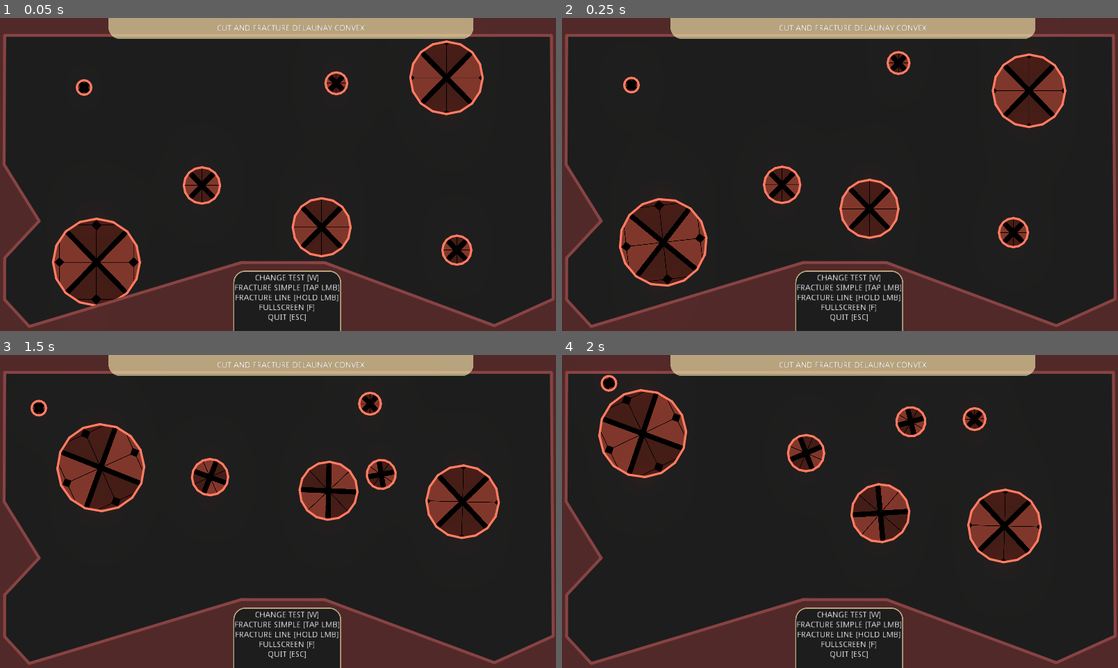
Above: before the commit, frames 1-4 (two rows, left to right).
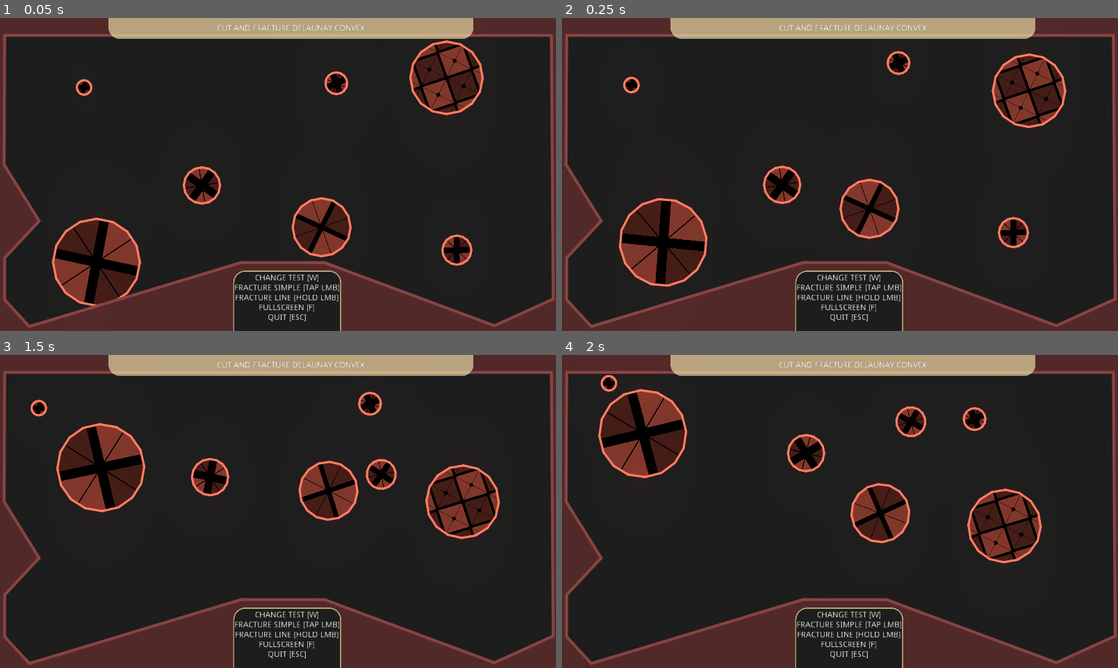
Above: after the commit, the same moments.

Repository: SoloByte/godot-polygon2d-fracture
Game: Godot game, scene res://demo/src/Main.tscn
Same seed, same stepped clock (60 frames per second), same inputs: the game is played once before the commit and once after it.
Inputs (mouse positions are in pixels of both pictures, inside the frame that each line leads up to):
- Up to frame 1 (0.05 s): no input
- Up to frame 2 (0.25 s): no input
- Up to frame 3 (1.5 s): move the mouse to (400, 495) at 0.52 s; hold S (fracture) 0.53-1.28 s; click (400, 495) at 0.67 s; move the mouse to (166, 527) at 1.27 s; tap Q (auto) at 1.35 s; click (166, 527) at 1.42 s
- Up to frame 4 (2 s): tap S (fracture) at 1.55 s

The runs differ from the first frame. In frame 1, 5.6% of the frame differs, in the area x 9-87%, y 7-92%; in frame 2, 5.5%; in frame 3, 5.6%; in frame 4, 5.6%.

Commit message:
polygon texture system not working with different start values. Massive PolygonLib and PolygonFracture clean up -> now using transforms only
-> shape info now contains correct spawn pos and spawn rot and source transform
-> all fracture funcs and cutFracture does not rotate source polygon anymore
-> pools now clear instances on exit tree.

Diff:
--- a/demo/src/CutFracture.gd
+++ b/demo/src/CutFracture.gd
@@ -95,9 +95,9 @@
 					_cut_line_enabled = true
 
 
-func _exit_tree() -> void:
-	_pool_cut_visualizer.clearPoolInstant()
-	_pool_fracture_shards.clearPoolInstant()
+#func _exit_tree() -> void:
+#	_pool_cut_visualizer.clearPoolInstant()
+#	_pool_fracture_shards.clearPoolInstant()
 
 
 
@@ -214,33 +214,30 @@
 
 		for fracture in cut_fracture_info.fractures:
 			for fracture_shard in fracture:
-				spawnFractureBody(fracture_shard, source)
-
+				spawnFractureBody(fracture_shard)
 
 
 		for shape in cut_fracture_info.shapes:
 			var area_p : float = shape.area / total_area
-			var spawn_pos : Vector2 = source.to_global(shape.centroid)
 			var mass : float = s_mass * area_p
-			var dir : Vector2 = (spawn_pos - cut_pos).normalized()
-
+			var dir : Vector2 = (shape.spawn_pos - cut_pos).normalized()
 
 			var texture_info : Dictionary = source.getTextureDetails()
-			var texture_offset : Vector2 = spawn_pos - source.global_position
-
+			var texture_offset : Vector2 = shape.spawn_pos - source.global_position
 			texture_info.offset += texture_offset.rotated(-source.global_rotation)
-			call_deferred("spawnRigibody2d", shape.centered_shape, spawn_pos, source.global_rotation, source.modulate, s_lin_vel + dir * cut_force, s_ang_vel, mass, cut_pos,texture_info)
+
+			call_deferred("spawnRigibody2d", shape, source.modulate, s_lin_vel + dir * cut_force, s_ang_vel, mass, cut_pos,texture_info)
 
 		source.queue_free()
 
 
 
-func spawnRigibody2d(new_poly : PoolVector2Array, spawn_pos : Vector2, spawn_rot : float, color : Color, lin_vel : Vector2, ang_vel : float, mass : float, cut_pos : Vector2, texture_info : Dictionary) -> void:
+func spawnRigibody2d(shape_info : Dictionary, color : Color, lin_vel : Vector2, ang_vel : float, mass : float, cut_pos : Vector2, texture_info : Dictionary) -> void:
 	var instance = rigidbody_template.instance()
 	_source_polygon_parent.add_child(instance)
-	instance.global_position = spawn_pos
-	instance.global_rotation = spawn_rot
-	instance.set_polygon(new_poly)
+	instance.global_position = shape_info.spawn_pos
+	instance.global_rotation = shape_info.spawn_rot
+	instance.set_polygon(shape_info.centered_shape)
 	instance.modulate = color
 	instance.linear_velocity = lin_vel# + (spawn_pos - cut_pos).normalized() * 50
 	instance.angular_velocity = ang_vel
@@ -248,20 +245,19 @@
 	instance.setTexture(texture_info)
 
 
-func spawnFractureBody(fracture_shard : Dictionary, source_node) -> void:
+func spawnFractureBody(fracture_shard : Dictionary) -> void:
 	var instance = _pool_fracture_shards.getInstance()
 	if not instance:
 		return
 
-	var parent = _pool_fracture_shards.getParent()
-	var spawn_pos : Vector2 = PolygonLib.getShapeSpawnPos(parent.get_global_transform(), fracture_shard.centroid, fracture_shard.world_pos)
-	instance.spawn(spawn_pos)
+	instance.spawn(fracture_shard.spawn_pos)
+	instance.global_rotation = fracture_shard.spawn_rot
 
 	if instance.has_method("setPolygon"):
 		instance.setPolygon(fracture_shard.centered_shape)
 
 	instance.setColor(_cur_fracture_color)
-	var dir : Vector2 = (source_node.to_global(fracture_shard.centroid) - source_node.global_position).normalized()
+	var dir : Vector2 = (fracture_shard.spawn_pos - fracture_shard.source_global_trans.get_origin()).normalized()
 	instance.linear_velocity = dir * _rng.randf_range(300, 500)
 	instance.angular_velocity = _rng.randf_range(-1, 1)
 
--- a/demo/src/Fracture.gd
+++ b/demo/src/Fracture.gd
@@ -76,8 +76,8 @@
 			_timer.start(3.0)
 
 
-func _exit_tree() -> void:
-	_pool_fracture_bodies.clearPoolInstant()
+#func _exit_tree() -> void:
+#	_pool_fracture_bodies.clearPoolInstant()
 
 
 func fractureAll() -> void:
@@ -92,43 +92,45 @@
 		if delauny_fracture:
 			match delauny_type:
 				DELAUNY_TYPES.DEFAULT:
-					fracture_info = polyFracture.fractureDelaunay(source.polygon, source.global_position, source.global_rotation, cuts, min_area)
+					fracture_info = polyFracture.fractureDelaunay(source.polygon, source.get_global_transform(), cuts, min_area)
 #					fracture_info = fractureDelauny(source.polygon, source.global_position, source.global_rotation, cuts, min_area)
 				DELAUNY_TYPES.CONVEX:
-					fracture_info = polyFracture.fractureDelaunayConvex(source.polygon, source.global_position, source.global_rotation, cuts, min_area)
+					fracture_info = polyFracture.fractureDelaunayConvex(source.polygon, source.get_global_transform(), cuts, min_area)
 #					fracture_info = fractureDelaunyConvex(source.polygon, source.global_position, source.global_rotation, cuts, min_area)
 				DELAUNY_TYPES.RECTANGLE:
-					fracture_info = polyFracture.fractureDelaunayRectangle(source.polygon, source.global_position, source.global_rotation, cuts, min_area)
+					fracture_info = polyFracture.fractureDelaunayRectangle(source.polygon, source.get_global_transform(), cuts, min_area)
 #					fracture_info = fractureDelaunyRectangle(source.polygon, source.global_position, source.global_rotation, cuts, min_area)
 		else:
 			if simple_fracture:
-				fracture_info = polyFracture.fractureSimple(source.polygon, source.global_position, source.global_rotation, cuts, min_area)
+				fracture_info = polyFracture.fractureSimple(source.polygon, source.get_global_transform(), cuts, min_area)
 #				fracture_info = fractureSimple(source.polygon, source.global_position, source.global_rotation, cuts, min_area)
 			else:
-				fracture_info = polyFracture.fracture(source.polygon, source.global_position, source.global_rotation, cuts, min_area)
+				fracture_info = polyFracture.fracture(source.polygon, source.get_global_transform(), cuts, min_area)
 #				fracture_info = fracture(source.polygon, source.global_position, source.global_rotation, cuts, min_area)
 
 		for entry in fracture_info:
-				spawnFractureBody(entry, source)
-
-
-
-func spawnFractureBody(fracture_shard : Dictionary, source_node) -> void:
+				spawnFractureBody(entry)
+
+
+
+func spawnFractureBody(fracture_shard : Dictionary) -> void:
 #	var instance = polyFracture.spawnShape(_parent, facture_body_template, fracture_shard).instance
 	var instance = _pool_fracture_bodies.getInstance()
 	if not instance:
 		return
 
-	var parent = _pool_fracture_bodies.getParent()
-	var spawn_pos : Vector2 = PolygonLib.getShapeSpawnPos(parent.get_global_transform(), fracture_shard.centroid, fracture_shard.world_pos)
-	instance.spawn(spawn_pos)
+#	var parent = _pool_fracture_bodies.getParent()
+#	var spawn_pos : Vector2 = PolygonLib.getShapeSpawnPos(parent.get_global_transform(), fracture_shard.centroid, fracture_shard.world_pos)
+	instance.spawn(fracture_shard.spawn_pos)
+	instance.global_rotation = fracture_shard.spawn_rot
 
 	if instance.has_method("setPolygon"):
 		instance.setPolygon(fracture_shard.centered_shape)
 
 
 	instance.setColor(_cur_fracture_color)
-	var dir : Vector2 = (source_node.to_global(fracture_shard.centroid) - source_node.global_position).normalized()
+	var dir : Vector2 = (fracture_shard.spawn_pos - fracture_shard.source_global_trans.get_origin()).normalized()# - source_node.global_position).normalized()
+#	var dir : Vector2 = (fracture_shard.spawn_pos - source_node.global_position).normalized()
 	instance.linear_velocity = dir * _rng.randf_range(200, 400)
 	instance.angular_velocity = _rng.randf_range(-1, 1)
 
--- a/demo/src/RigidBody2D.gd
+++ b/demo/src/RigidBody2D.gd
@@ -5,7 +5,7 @@
 #export(Vector2) var rand_angular_velocity_range = Vector2(-10.0, 10.0)
 export(float) var radius : float = 250.0
 export(int, 0, 5, 1) var smoothing : int = 1
-
+export(bool) var placed_in_level : bool = false
 
 onready var _polygon2d := $Polygon2D
 onready var _line2d := $Polygon2D/Line2D
@@ -20,6 +20,12 @@
 	setPolygon(poly)
 	linear_velocity = Vector2.RIGHT.rotated(PI * 2.0 * _rng.randf()) * _rng.randf_range(rand_linear_velocity_range.x, rand_linear_velocity_range.y)
 #	angular_velocity = _rng.randf_range(rand_angular_velocity_range.x, rand_angular_velocity_range.y)
+
+
+	if placed_in_level:
+		var rand_scale : float = _rng.randf_range(0.5, 2.0)
+		_polygon2d.texture_scale = Vector2(rand_scale, rand_scale)
+		_polygon2d.texture_rotation = _rng.randf_range(0.0, PI * 2.0)
 
 
 
--- a/demo/test-scenes/cut-scenes/usable/CutFracture.tscn
+++ b/demo/test-scenes/cut-scenes/usable/CutFracture.tscn
@@ -29,6 +29,7 @@
 position = Vector2( 1139.98, -682.293 )
 physics_material_override = SubResource( 1 )
 rand_linear_velocity_range = Vector2( 500, 1000 )
+placed_in_level = true
 
 [node name="RigidBody2D2" parent="CutFracture/SourcePolygons" index="1" instance=ExtResource( 2 )]
 position = Vector2( 1241.69, 542.444 )
@@ -36,6 +37,7 @@
 physics_material_override = SubResource( 1 )
 rand_linear_velocity_range = Vector2( 500, 1000 )
 radius = 100.0
+placed_in_level = true
 
 [node name="RigidBody2D3" parent="CutFracture/SourcePolygons" index="2" instance=ExtResource( 2 )]
 position = Vector2( -1271.35, 589.061 )
@@ -43,6 +45,7 @@
 physics_material_override = SubResource( 1 )
 rand_linear_velocity_range = Vector2( 500, 1000 )
 radius = 300.0
+placed_in_level = true
 
 [node name="RigidBody2D4" parent="CutFracture/SourcePolygons" index="3" instance=ExtResource( 2 )]
 position = Vector2( -1322.21, -597.536 )
@@ -50,6 +53,7 @@
 physics_material_override = SubResource( 1 )
 rand_linear_velocity_range = Vector2( 500, 1000 )
 radius = 50.0
+placed_in_level = true
 
 [node name="RigidBody2D5" parent="CutFracture/SourcePolygons" index="4" instance=ExtResource( 2 )]
 position = Vector2( -546.682, 76.2813 )
@@ -57,6 +61,7 @@
 physics_material_override = SubResource( 1 )
 rand_linear_velocity_range = Vector2( 500, 1000 )
 radius = 125.0
+placed_in_level = true
 
 [node name="RigidBody2D6" parent="CutFracture/SourcePolygons" index="5" instance=ExtResource( 2 )]
 position = Vector2( 402.595, -606.012 )
@@ -64,6 +69,7 @@
 physics_material_override = SubResource( 1 )
 rand_linear_velocity_range = Vector2( 500, 1000 )
 radius = 75.0
+placed_in_level = true
 
 [node name="RigidBody2D7" parent="CutFracture/SourcePolygons" index="6" instance=ExtResource( 2 )]
 position = Vector2( 317.839, 385.644 )
@@ -71,6 +77,7 @@
 physics_material_override = SubResource( 1 )
 rand_linear_velocity_range = Vector2( 500, 1000 )
 radius = 200.0
+placed_in_level = true
 
 [node name="Parent" type="Node2D" parent="CutFracture" index="1"]
 
--- a/polygon2d-fracture/PolygonFracture.gd
+++ b/polygon2d-fracture/PolygonFracture.gd
@@ -26,16 +26,16 @@
 #adds the instance as child of the parent
 #if the instance has the method "setPolygon" the method will be used
 #returns a dictionary with the instance and centered polygon
-func spawnShape(_parent, template : PackedScene, shape_info : Dictionary) -> Dictionary:
-	var instance = template.instance()
+func spawnShape(_parent, instance, shape_info : Dictionary) -> void:
+	if not instance: return
+
 	_parent.add_child(instance)
-	instance.global_position = PolygonLib.getShapeSpawnPos(_parent.get_global_transform(), shape_info.centroid, shape_info.world_pos)
+	instance.global_position = shape_info.spawn_pos
+	instance.global_rotation = shape_info.spawn_rot
 
 	if instance.has_method("setPolygon"):
 		instance.setPolygon(shape_info.centered_shape)
 
-	return {"instance" : instance, "poly" : shape_info.centered_shape}
-
 
 
 
@@ -43,9 +43,9 @@
 
 #fracture simple generates random cut lines around the bounding box of the polygon -> cut_number is the amount of lines generated
 #cut_number is capped at 32 because cut_number is not equal to the amount of shards generated -> 32 cuts can produce a lot of fracture shards
-func fractureSimple(source_polygon : PoolVector2Array, world_pos : Vector2, world_rot_rad : float, cut_number : int, min_discard_area : float) -> Array:
+func fractureSimple(source_polygon : PoolVector2Array, source_global_trans : Transform2D, cut_number : int, min_discard_area : float) -> Array:
 	cut_number = clamp(cut_number, 0, 32)
-	source_polygon = PolygonLib.rotatePolygon(source_polygon, world_rot_rad)
+#	source_polygon = PolygonLib.rotatePolygon(source_polygon, world_rot_rad)
 	var bounding_rect : Rect2 = PolygonLib.getBoundingRect(source_polygon)
 	var cut_lines : Array = getCutLines(bounding_rect, cut_number)
 
@@ -66,7 +66,7 @@
 		var triangulation : Dictionary = PolygonLib.triangulatePolygon(poly, true, true)
 
 		if triangulation.area > min_discard_area:
-			var shape_info : Dictionary = PolygonLib.getShapeInfoSimple(Transform2D(world_rot_rad, world_pos), poly, triangulation)
+			var shape_info : Dictionary = PolygonLib.getShapeInfoSimple(source_global_trans, poly, triangulation)
 			fracture_info.append(shape_info)
 
 	return fracture_info
@@ -74,9 +74,9 @@
 #fracture generates random points (cut_number * 2) and then connects 2 random points to form a cut line (each point is only used once)
 #lines are extended to make sure the whole polygon is cut
 #cut_number is capped at 32 because cut_number is not equal to the amount of shards generated -> 32 cuts can produce a lot of fracture shards
-func fracture(source_polygon : PoolVector2Array, world_pos : Vector2, world_rot_rad : float, cut_number : int, min_discard_area : float) -> Array:
+func fracture(source_polygon : PoolVector2Array, source_global_trans : Transform2D, cut_number : int, min_discard_area : float) -> Array:
 	cut_number = clamp(cut_number, 0, 32)
-	source_polygon = PolygonLib.rotatePolygon(source_polygon, world_rot_rad)
+#	source_polygon = PolygonLib.rotatePolygon(source_polygon, world_rot_rad)
 	var bounding_rect : Rect2 = PolygonLib.getBoundingRect(source_polygon)
 	var points : Array = getRandomPointsInPolygon(source_polygon, cut_number * 2)
 	var cut_lines : Array = getCutLinesFromPoints(points, cut_number, PolygonLib.getBoundingRectMaxSize(bounding_rect))
@@ -98,7 +98,7 @@
 		var triangulation : Dictionary = PolygonLib.triangulatePolygon(poly, true, true)
 
 		if triangulation.area > min_discard_area:
-			var shape_info : Dictionary = PolygonLib.getShapeInfoSimple(Transform2D(world_rot_rad, world_pos), poly, triangulation)
+			var shape_info : Dictionary = PolygonLib.getShapeInfoSimple(source_global_trans, poly, triangulation)
 			fracture_info.append(shape_info)
 
 	return fracture_info
@@ -107,8 +107,8 @@
 #to produce more triangles
 #is this func all produced triangles are clipped with the source polygon, to make sure there are no triangles outside
 #if you only use convex polygons use fractureDelaunyConvex
-func fractureDelaunay(source_polygon : PoolVector2Array, world_pos : Vector2, world_rot_rad : float, fracture_number : int, min_discard_area : float) -> Array:
-	source_polygon = PolygonLib.rotatePolygon(source_polygon, world_rot_rad)
+func fractureDelaunay(source_polygon : PoolVector2Array, source_global_trans : Transform2D, fracture_number : int, min_discard_area : float) -> Array:
+#	source_polygon = PolygonLib.rotatePolygon(source_polygon, world_rot_rad)
 	var points = getRandomPointsInPolygon(source_polygon, fracture_number)
 	var triangulation : Dictionary = PolygonLib.triangulatePolygonDelaunay(points + source_polygon, true, true)
 
@@ -124,19 +124,22 @@
 					var area : float = PolygonLib.getTriangleArea(r)
 					if area >= min_discard_area:
 						var centroid : Vector2 = PolygonLib.getTriangleCentroid(r)
-						fracture_info.append(PolygonLib.makeShapeInfo(PolygonLib.translatePolygon(r, -centroid), centroid, world_pos, triangle.area))
+#						var source_global_trans := Transform2D(world_rot_rad, world_pos)
+						var centered_shape = PolygonLib.translatePolygon(r, -centroid)
+						var spawn_pos : Vector2 = PolygonLib.getShapeSpawnPos(source_global_trans, centroid)
+						fracture_info.append(PolygonLib.makeShapeInfo(centered_shape, centroid, spawn_pos, triangle.area, source_global_trans))
 				else:
 					var t : Dictionary = PolygonLib.triangulatePolygon(r, true, true)
 					if t.area >= min_discard_area:
-						var shape_info : Dictionary = PolygonLib.getShapeInfoSimple(Transform2D(world_rot_rad, world_pos), r, t)
+						var shape_info : Dictionary = PolygonLib.getShapeInfoSimple(source_global_trans, r, t)
 						fracture_info.append(shape_info)
 
 	return fracture_info
 
 #fractureDelaunayConvex works the same as the default fractureDelaunay but it asumes the source polygon is convex
 #makes the fracturing simpler and faster because the final triangles dont have to be clipped with the source polygon
-func fractureDelaunayConvex(concave_polygon : PoolVector2Array, world_pos : Vector2, world_rot_rad : float, fracture_number : int, min_discard_area : float) -> Array:
-	concave_polygon = PolygonLib.rotatePolygon(concave_polygon, world_rot_rad)
+func fractureDelaunayConvex(concave_polygon : PoolVector2Array, source_global_trans : Transform2D, fracture_number : int, min_discard_area : float) -> Array:
+#	concave_polygon = PolygonLib.rotatePolygon(concave_polygon, world_rot_rad)
 	var points = getRandomPointsInPolygon(concave_polygon, fracture_number)
 	var triangulation : Dictionary = PolygonLib.triangulatePolygonDelaunay(points + concave_polygon, true, true)
 
@@ -146,14 +149,17 @@
 			continue
 
 		var centroid : Vector2 = PolygonLib.getTriangleCentroid(triangle.points)
-		fracture_info.append(PolygonLib.makeShapeInfo(PolygonLib.translatePolygon(triangle.points, -centroid), centroid, world_pos, triangle.area))
+#		var source_global_trans := Transform2D(world_rot_rad, world_pos)
+		var centered_shape = PolygonLib.translatePolygon(triangle.points, -centroid)
+		var spawn_pos : Vector2 = PolygonLib.getShapeSpawnPos(source_global_trans, centroid)
+		fracture_info.append(PolygonLib.makeShapeInfo(centered_shape, centroid, spawn_pos, triangle.area, source_global_trans))
 
 	return fracture_info
 
 #fractureDelaunayRectangle is the same as fractureDelaunayConvex but it asumes the source polygon is a rectangle
 #the rectangle makes the random point generation easier on top of the simplification of fractureDelaunayConvex
-func fractureDelaunayRectangle(rectangle_polygon : PoolVector2Array, world_pos : Vector2, world_rot_rad : float, fracture_number : int, min_discard_area : float) -> Array:
-	rectangle_polygon = PolygonLib.rotatePolygon(rectangle_polygon, world_rot_rad)
+func fractureDelaunayRectangle(rectangle_polygon : PoolVector2Array, source_global_trans : Transform2D, fracture_number : int, min_discard_area : float) -> Array:
+#	rectangle_polygon = PolygonLib.rotatePolygon(rectangle_polygon, world_rot_rad)
 	var points = getRandomPointsInRectangle(PolygonLib.getBoundingRect(rectangle_polygon), fracture_number)
 	var triangulation : Dictionary = PolygonLib.triangulatePolygonDelaunay(points + rectangle_polygon, true, true)
 
@@ -162,9 +168,11 @@
 		if triangle.area < min_discard_area:
 			continue
 
-
 		var centroid : Vector2 = PolygonLib.getTriangleCentroid(triangle.points)
-		fracture_info.append(PolygonLib.makeShapeInfo(PolygonLib.translatePolygon(triangle.points, -centroid), centroid, world_pos, triangle.area))
+#		var source_global_trans := Transform2D(world_rot_rad, world_pos)
+		var centered_shape = PolygonLib.translatePolygon(triangle.points, -centroid)
+		var spawn_pos : Vector2 = PolygonLib.getShapeSpawnPos(source_global_trans, centroid)
+		fracture_info.append(PolygonLib.makeShapeInfo(centered_shape, centroid, spawn_pos, triangle.area, source_global_trans))
 
 	return fracture_info
 #-----------------------------------------------------------------------------------------------------------------------------------------------------------------------
@@ -186,7 +194,7 @@
 			if area < fracture_min_area:
 				continue
 
-			var fracture_info : Array = fractureDelaunay(shape, source_trans_global.get_origin(), 0.0, fractures, shard_min_area)
+			var fracture_info : Array = fractureDelaunay(shape, source_trans_global, fractures, shard_min_area)
 			fracture_infos.append(fracture_info)
 
 	var shape_infos : Array = []
@@ -195,7 +203,7 @@
 			var triangulation : Dictionary = PolygonLib.triangulatePolygon(shape)
 			var shape_area : float = triangulation.area#PolygonLib.getPolygonArea(shape)
 			if shape_area < cut_min_area:
-				var fracture_info : Array = fractureDelaunay(shape, source_trans_global.get_origin(), 0.0, fractures, shard_min_area)
+				var fracture_info : Array = fractureDelaunay(shape, source_trans_global, fractures, shard_min_area)
 				fracture_infos.append(fracture_info)
 				continue
 
--- a/polygon2d-fracture/PolygonLib.gd
+++ b/polygon2d-fracture/PolygonLib.gd
@@ -280,24 +280,22 @@
 
 
 #just makes a dictionary that can be used in different funcs
-static func makeShapeInfo(centered_shape : PoolVector2Array, centroid : Vector2, world_pos : Vector2, area : float) -> Dictionary:
-	return {"centered_shape" : centered_shape, "centroid" : centroid, "world_pos" : world_pos, "area" : area}
+static func makeShapeInfo(centered_shape : PoolVector2Array, centroid : Vector2, spawn_pos : Vector2, area : float, source_global_trans : Transform2D) -> Dictionary:
+	return {"centered_shape" : centered_shape, "centroid" : centroid, "spawn_pos" : spawn_pos, "spawn_rot" : source_global_trans.get_rotation(), "area" : area, "source_global_trans" : source_global_trans}
 
 static func getShapeInfo(source_global_trans : Transform2D, source_polygon : PoolVector2Array) -> Dictionary:
 	var triangulation : Dictionary = triangulatePolygon(source_polygon, true, true)
 	var centroid : Vector2 = getPolygonCentroid(triangulation.triangles, triangulation.area)
 	var centered_shape : PoolVector2Array = translatePolygon(source_polygon, -centroid)
-	return makeShapeInfo(centered_shape, centroid, source_global_trans.get_origin(), triangulation.area)# {"spawn_pos" : spawn_pos, "centered_shape" : centered_shape, "centroid" : centroid, "world_pos" : source_global_trans.get_origin()}
+	return makeShapeInfo(centered_shape, centroid, getShapeSpawnPos(source_global_trans, centroid), triangulation.area, source_global_trans)
 
 static func getShapeInfoSimple(source_global_trans : Transform2D, source_polygon : PoolVector2Array, triangulation : Dictionary) -> Dictionary:
 	var centroid : Vector2 = getPolygonCentroid(triangulation.triangles, triangulation.area)
 	var centered_shape : PoolVector2Array = translatePolygon(source_polygon, -centroid)
-#	print("Get shape info simple Poly: ", source_polygon, " centroid: ", centroid, "triangulation area: ", triangulation.area, " Centered Shape: ", centered_shape)
-#	print("Triangulation: ", triangulation, " Centered Shape: ", centered_shape)
-	return makeShapeInfo(centered_shape, centroid, source_global_trans.get_origin(), triangulation.area)
-
-static func getShapeSpawnPos(parent_global_trans : Transform2D, centroid : Vector2, source_global_pos : Vector2) -> Vector2:
-	var spawn_pos : Vector2 = toGlobal(parent_global_trans, centroid) + source_global_pos
+	return makeShapeInfo(centered_shape, centroid, getShapeSpawnPos(source_global_trans, centroid), triangulation.area, source_global_trans)
+
+static func getShapeSpawnPos(source_global_trans : Transform2D, centroid : Vector2) -> Vector2:
+	var spawn_pos : Vector2 = toGlobal(source_global_trans, centroid)
 	return spawn_pos
 
 
--- a/pool-manager/Pool2DBasic.gd
+++ b/pool-manager/Pool2DBasic.gd
@@ -44,6 +44,8 @@
 		setup(instance_template, max_amount, true, instantiate_new_on_empty, keep_instances_in_tree)
 
 
+func _exit_tree() -> void:
+	clearPoolInstant()
 
 
 func setup(template : PackedScene, max_size : int, ready_on_start : bool, instantiate_new : bool = false, keep_in_tree : bool = false) -> void:
